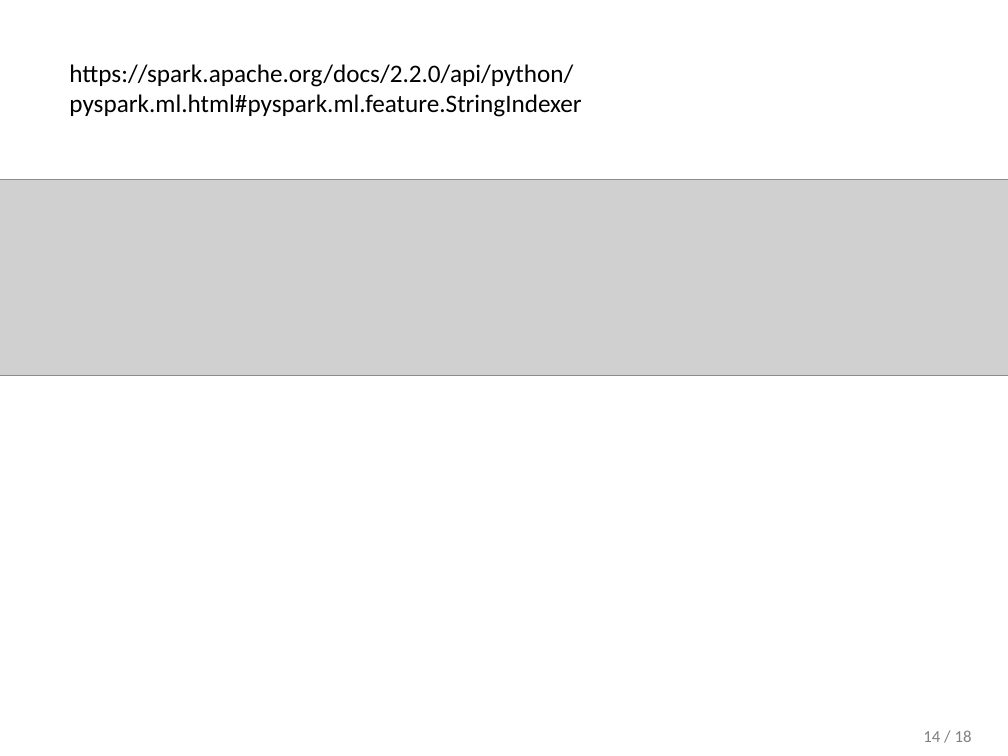
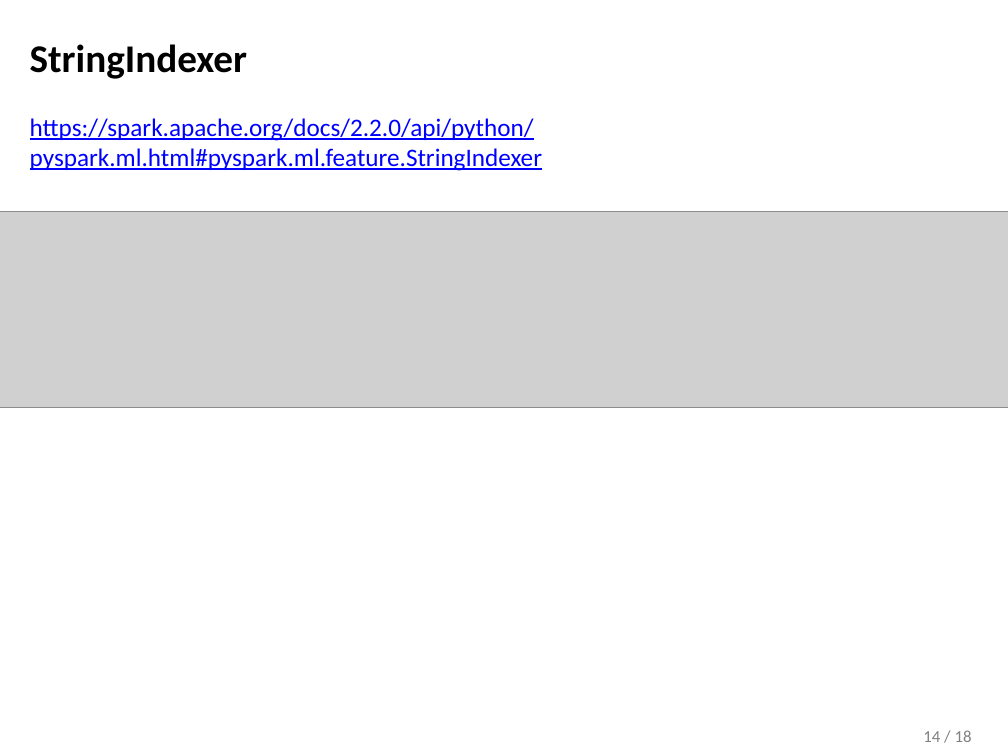
Before and after one commit to MasterMSTC/PySpark_DataFrames_MLib, a slide deck: slide 14 of MLLab_Pipelines_MLib_Spark.pptx. Drawn at 1008x756 pixels with LibreOffice and Linux fonts; fonts in the diff are those of the drawing; grey boxes stand for pictures; background and template pictures are left out. Boxes give left, top, right and bottom in pixels: in the first picture for what was removed or moved away, otherwise in the second. Text is boxed around its words. In the diff, an @@ line names an element or a change of style, - is before the commit and + after.

```diff
--- a/MLLab_Pipelines_MLib_Spark.pptx
+++ b/MLLab_Pipelines_MLib_Spark.pptx
@@ text "StringIndexer": place and size @@
-text "StringIndexer" at box(69, 64, 581, 117)
+text "StringIndexer" at box(30, 44, 542, 171)
@@ text at box(30, 44, 247, 79): paragraph added @@
+StringIndexer
@@ text at box(30, 118, 542, 171): text colour #000000 to #0000FF, underline on in "https://spark.apache.org/docs/2.2.0/api/python/pyspark.ml.ht ..." @@
@@ picture: place and size @@
-picture at box(0, 179, 1008, 376)
+picture at box(0, 212, 1008, 408)
```
Also in this commit, not shown: 1 other slide changed, 1 slide added, 1 slide removed, 1 other file.
